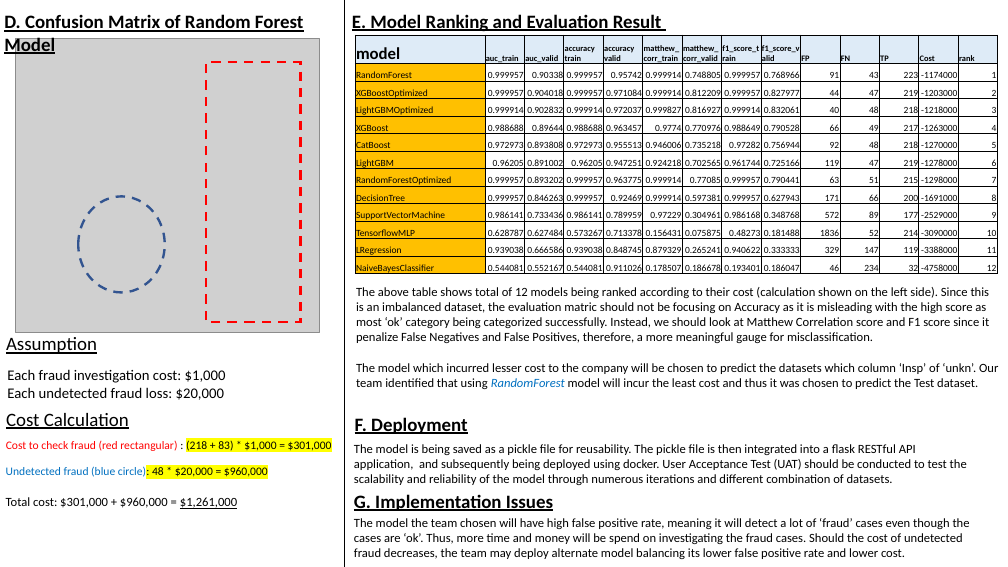
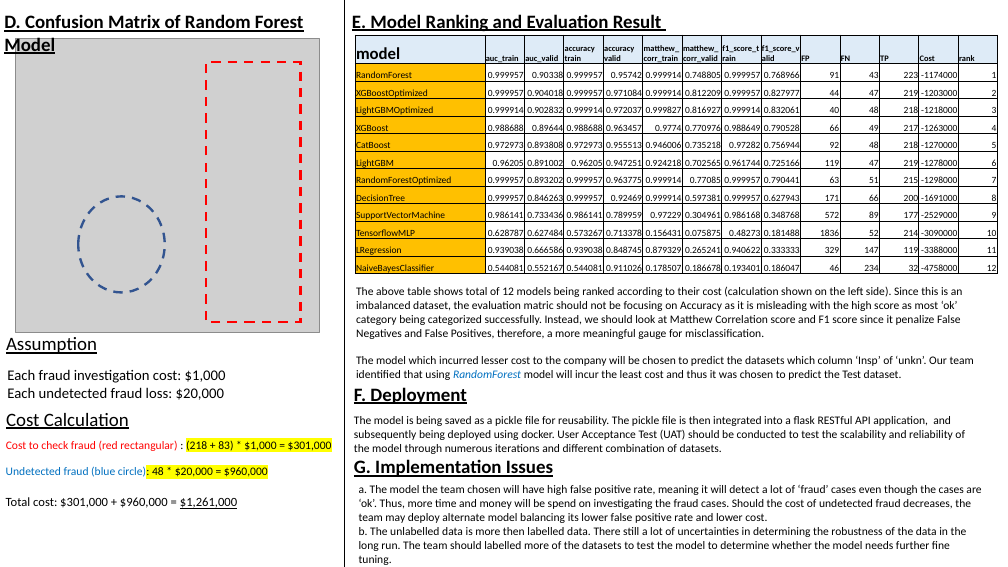
Before and after one commit to twlkenneth/EBAC_Sem2_CA1, a slide deck: slide 3 of consolidated_answers.pptx. Drawn at 1008x567 pixels with LibreOffice and Linux fonts; fonts in the diff are those of the drawing; grey boxes stand for pictures; background and template pictures are left out. Boxes give left, top, right and bottom in pixels: in the first picture for what was removed or moved away, otherwise in the second. Text is boxed around its words. In the diff, an @@ line names an element or a change of style, - is before the commit and + after.

Commit message:
updating slides to merge with q1 in google docs

```diff
--- a/consolidated_answers.pptx
+++ b/consolidated_answers.pptx
@@ text "The above table shows total ..." at (x1=356, y1=286, x2=974, y2=380): size 12 to 11 pt @@
@@ text "F. Deployment" moved from (x1=355, y1=417, x2=468, y2=434) to (x1=354, y1=387, x2=467, y2=404) @@
@@ text "The model is being saved ..." at (x1=354, y1=416, x2=965, y2=454): size 12 to 11 pt @@
@@ text "The model is being saved ..." moved from (x1=354, y1=444, x2=967, y2=485) to (x1=354, y1=416, x2=965, y2=454) @@
@@ text "G. Implementation Issues" moved from (x1=354, y1=494, x2=553, y2=511) to (x1=354, y1=459, x2=553, y2=477) @@
@@ text at (x1=359, y1=485, x2=981, y2=565): text changed; size 12 to 11 pt @@
-The model the team chosen will have high false positive rate, meaning it will detect a lot of ‘fraud’ cases even though the cases are ‘ok’. Thus, more time and money will be spend on investigating the fraud cases. Should the cost of undetected fraud decreases, the team may deploy alternate model balancing its lower false positive rate and lower cost.
+a. The model the team chosen will have high false positive rate, meaning it will detect a lot of ‘fraud’ cases even though the cases are ‘ok’. Thus, more time and money will be spend on investigating the fraud cases. Should the cost of undetected fraud decreases, the team may deploy alternate model balancing its lower false positive rate and lower cost.
+b. The unlabelled data is more then labelled data. There still a lot of uncertainties in determining the robustness of the data in the long run. The team should labelled more of the datasets to test the model to determine whether the model needs further fine tuning.
```
Also in this commit, not shown: 1 other file.
